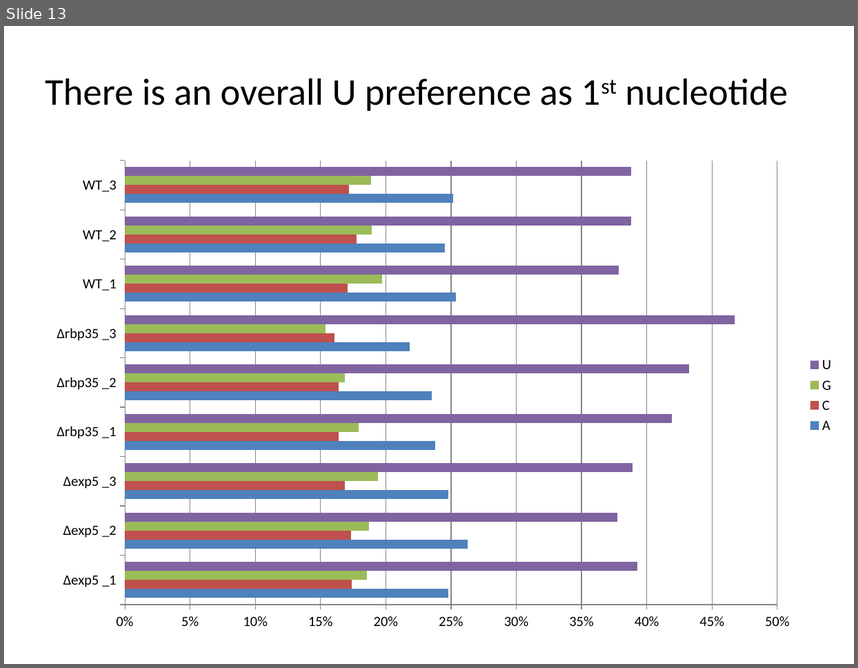
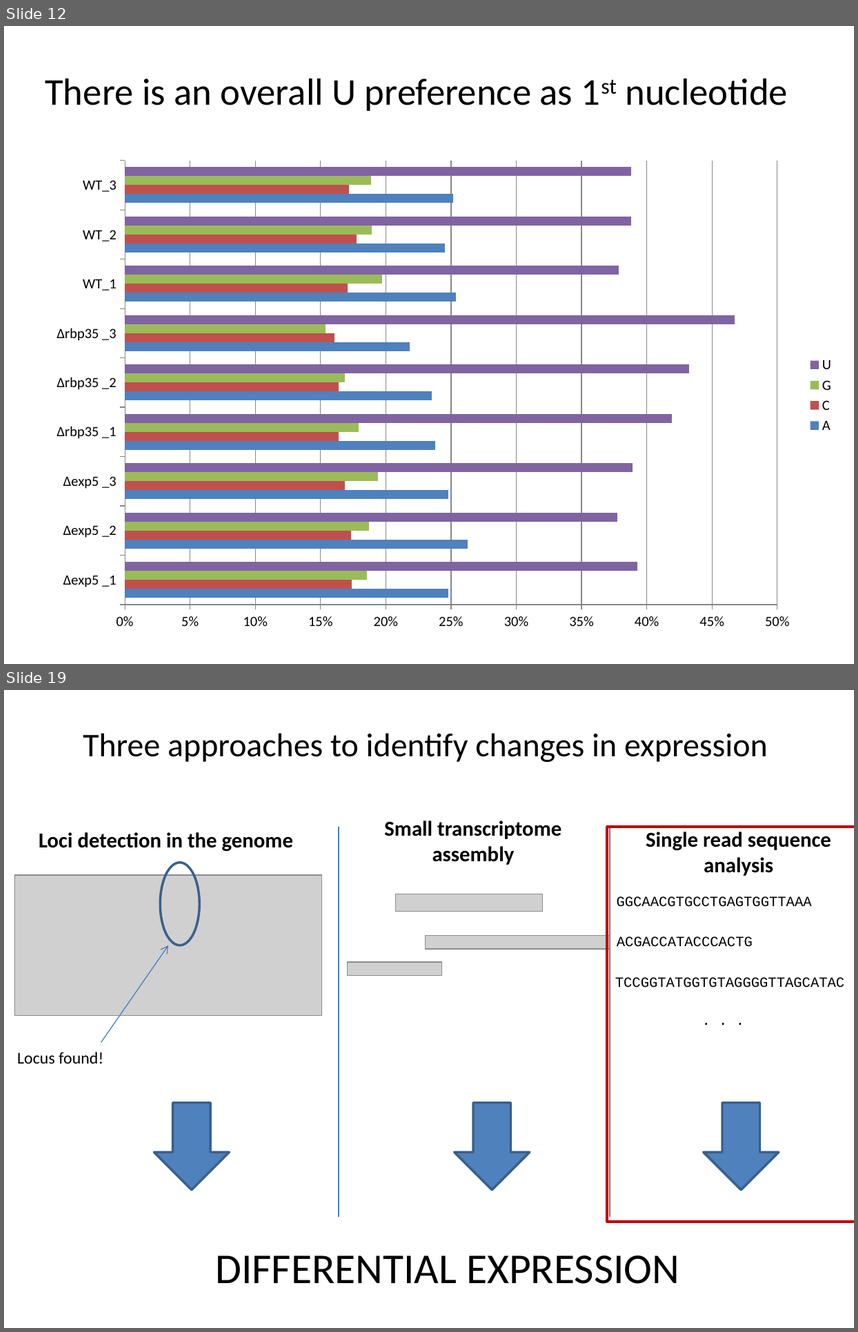
Before and after one commit to wilkinsonlab/m-oryzae-polya, a slide deck: doc/small/small_presentation.pptx. Shown one above the other, each under a label of ours: slide 13 before the commit, slides 12 and 19 after it; the slides between them are not shown. The pictures are 858x668 and 858x1332 pixels, drawn with LibreOffice and Linux fonts; fonts in the diff are those of the drawing; grey boxes stand for pictures. Boxes give left, top, right and bottom in pixels: in the first picture for what was removed or moved away, otherwise in the second. Text is boxed around its words. In the diff, an @@ line names an element or a change of style, - is before the commit and + after.

```diff
--- a/doc/small/small_presentation.pptx
+++ b/doc/small/small_presentation.pptx
@@ slide 19 added at [4, 690, 854, 1328], background #FFFFFF @@
@@ title added at [83, 733, 768, 762], 28 pt, text #000000 @@
+Three approaches to identify changes in expression
@@ text added at [38, 832, 293, 851], 18 pt, text #000000, bold @@
+Loci detection in the genome
@@ line added from (339, 827) to (339, 1216), #4B7EBC 0.75 pt @@
@@ text added at [384, 820, 562, 865], 18 pt, text #000000, bold @@
+Small transcriptome assembly
@@ rectangle added at [606, 827, 854, 1221], outline #C00000 2 pt @@
@@ line added from (610, 827) to (610, 1216), #4B7EBC 0.75 pt @@
@@ text added at [646, 831, 831, 876], 18 pt, text #000000, bold @@
+Single read sequence analysis
@@ picture added at [15, 876, 322, 1016] @@
@@ ellipse added at [161, 862, 199, 945], outline #3A5F8C 2 pt @@
@@ picture added at [396, 894, 543, 911] @@
@@ text added at [617, 896, 812, 907], 12 pt, text #000000 @@
+GGCAACGTGCCTGAGTGGTTAAA
@@ picture added at [426, 936, 610, 949] @@
@@ text added at [617, 936, 753, 947], 12 pt, text #000000 @@
+ACGACCATACCCACTG
@@ arrow added from (101, 1042) to (168, 945), #4B7EBC 0.75 pt @@
@@ picture added at [348, 962, 441, 976] @@
@@ text added at [615, 977, 844, 987], 12 pt, text #000000 @@
+TCCGGTATGGTGTAGGGGTTAGCATAC
@@ text added at [693, 1007, 754, 1032], 12 pt, text #000000 @@
+. . .
@@ text added at [17, 1052, 103, 1063], 14 pt, text #000000 @@
+Locus found!
@@ down arrow added at [154, 1103, 229, 1189], fill #4F81BD, outline #3A5F8C 2 pt @@
@@ down arrow added at [455, 1103, 529, 1189], fill #4F81BD, outline #3A5F8C 2 pt @@
@@ down arrow added at [704, 1103, 778, 1189], fill #4F81BD, outline #3A5F8C 2 pt @@
@@ text added at [215, 1255, 680, 1283], 36 pt, text #000000 @@
+DIFFERENTIAL EXPRESSION
@@ what was slide 13 is now slide 12 @@
```
Also in this commit, not shown: 2 slides changed, 23 other slides added, 1 slide removed, 3 other files.
